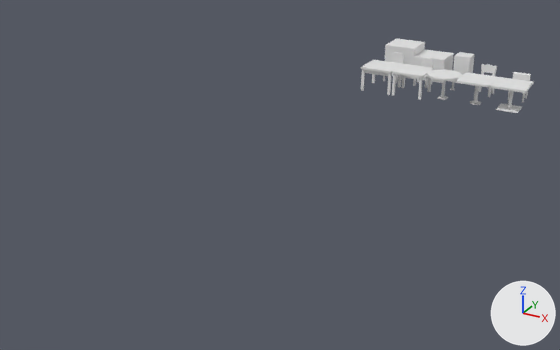
Before and after pictures for a commit that changed the Blender file assets/src/Furniture.blend.
Both versions are drawn from a 50 mm camera at (7.21, -19.63, 5.84) aimed at (0.69, -7.77, -0.09). Every picture has the same lights, and +X, +Y and +Z are marked at lower right.

Names of what the first picture shows: 'BasicChair', 'BasicTable', 'ContemporaryChair', 'ContemporaryTable', 'ModernChair', 'ModernTable', 'RoundChair', 'RoundTable', 'SimpleChair', 'SimpleTable', 'UnitChair', 'UnitCube', 'UnitTable'.
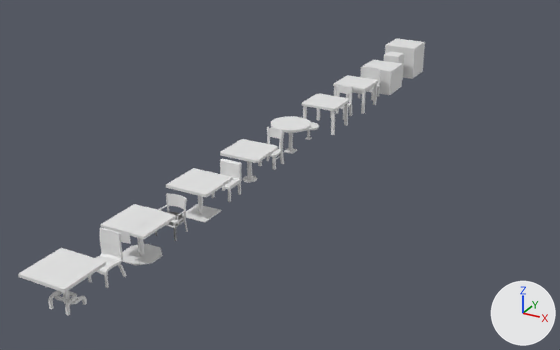
Commit message: Model retro and playful furniture sets

Location of each change, [x1, y1, x2, y2] in pixels of the pictures (560 x 350 px):
'PlayfulTable', added: after [18, 248, 106, 316]
'RetroTable', added: after [100, 204, 176, 265]
'ContemporaryTable', moved: before [490, 77, 534, 113]; after [166, 168, 233, 223]
'ModernTable', moved: before [457, 73, 499, 105]; after [220, 139, 278, 182]
'SimpleTable', moved: before [392, 64, 433, 100]; after [302, 94, 350, 135]
'UnitTable', moved: before [413, 49, 454, 83]; after [360, 60, 403, 95]
'BasicTable', moved: before [361, 60, 402, 95]; after [333, 75, 379, 114]
'RoundTable', moved: before [427, 69, 462, 100]; after [271, 116, 311, 154]
'PlayfulChair', added: after [88, 228, 126, 288]
'ContemporaryChair', moved: before [508, 72, 531, 102]; after [212, 158, 242, 202]
'ModernChair', moved: before [479, 64, 497, 97]; after [258, 127, 284, 170]
'UnitChair', moved: before [453, 52, 475, 83]; after [384, 51, 404, 80]
'RetroChair', added: after [155, 193, 188, 241]
'BasicChair', moved: before [383, 52, 404, 83]; after [358, 66, 381, 101]
'SimpleChair', moved: before [413, 56, 434, 88]; after [330, 84, 353, 120]
'RoundChair', moved: before [450, 80, 457, 90]; after [305, 122, 319, 140]

Edits to the bpy script that builds the scene:
```text
Add me_cube_013:
    me_cube_013.from_pydata(...)  # 128 vertices, 87 faces; spans x -0.398..0.398, y -0.398..0.398, z 0.0..0.6
Add me_cube_014:
    me_cube_014.from_pydata(...)  # 84 vertices, 64 faces; spans x -0.2..0.2, y -0.2..0.2, z 0.0..0.7
Add me_cube_012:
    me_cube_012.from_pydata(...)  # 112 vertices, 74 faces; spans x -0.2..0.2, y -0.2..0.2, z 0.0..0.6
Add me_cube_011:
    me_cube_011.from_pydata(...)  # 44 vertices, 26 faces; spans x -0.398..0.398, y -0.398..0.398, z 0.0..0.6
Change ob_unittable:
    ob_unittable.location: (1.2, -0.4, 0.0) -> (0.4, -2.0, 0.0)
Change ob_unitchair:
    ob_unitchair.location: (2.0, -0.4, 0.0) -> (0.4, -1.2, 0.0)
Change ob_basictable:
    ob_basictable.location: (0.4, -2.0, 0.0) -> (0.4, -3.6, 0.0)
Change ob_basicchair:
    ob_basicchair.location: (0.4, -1.2, 0.0) -> (0.4, -2.8, 0.0)
Change ob_simpletable:
    ob_simpletable.location: (1.2, -2.0, 0.0) -> (0.4, -5.2, 0.0)
Change ob_simplechair:
    ob_simplechair.location: (1.2, -1.2, 0.0) -> (0.4, -4.4, 0.0)
Change ob_roundtable:
    ob_roundtable.location: (2.0, -2.0, 0.0) -> (0.4, -6.8, 0.0)
Change ob_roundchair:
    ob_roundchair.location: (2.0, -1.2, 0.0) -> (0.4, -6.0, 0.0)
Change ob_moderntable:
    ob_moderntable.location: (2.8, -2.0, 0.0) -> (0.4, -8.4, 0.0)
Change ob_modernchair:
    ob_modernchair.location: (2.8, -1.2, 0.0) -> (0.4, -7.6, 0.0)
Change ob_contemporarytable:
    ob_contemporarytable.location: (3.6, -2.0, 0.0) -> (0.4, -10.0, 0.0)
Change ob_contemporarychair:
    ob_contemporarychair.location: (3.6, -1.2, 0.0) -> (0.4, -9.2, 0.0)
Add ob_playfultable:
    ob_playfultable = bpy.data.objects.new('PlayfulTable', me_cube_013)
    ob_playfultable.location = (0.4, -13.2, 0.0)
Add ob_playfulchair:
    ob_playfulchair = bpy.data.objects.new('PlayfulChair', me_cube_014)
    ob_playfulchair.location = (0.4, -12.4, 0.0)
Add ob_retrochair:
    ob_retrochair = bpy.data.objects.new('RetroChair', me_cube_012)
    ob_retrochair.location = (0.4, -10.8, 0.0)
    _m = ob_retrochair.modifiers.new('Mirror', 'MIRROR')
    _m.use_clip = True
Add ob_retrotable:
    ob_retrotable = bpy.data.objects.new('RetroTable', me_cube_011)
    ob_retrotable.location = (0.4, -11.6, 0.0)
```
